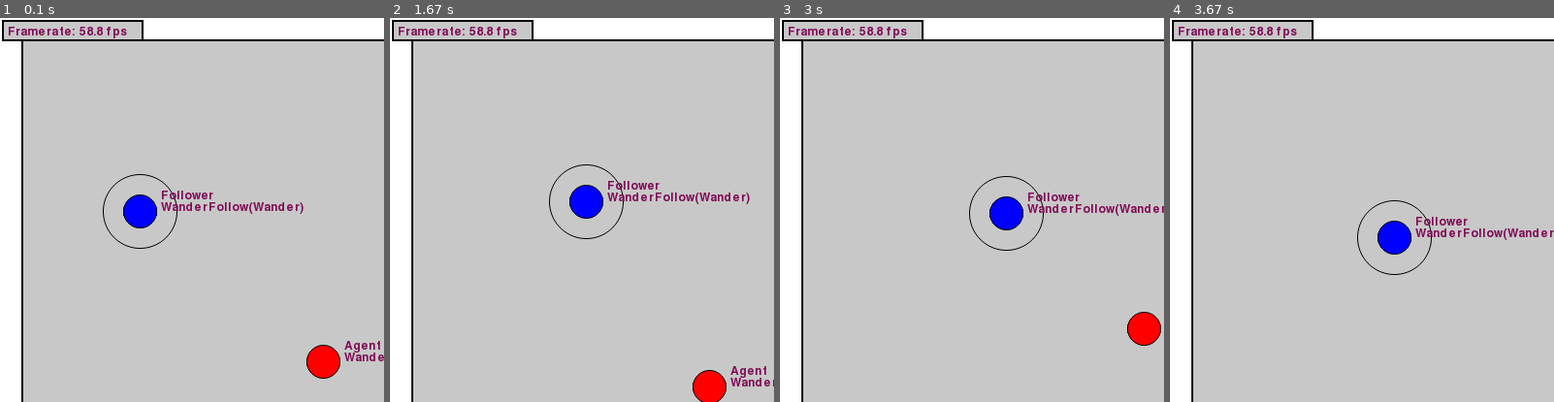
Above: before the commit, frames 1-4 (left to right).
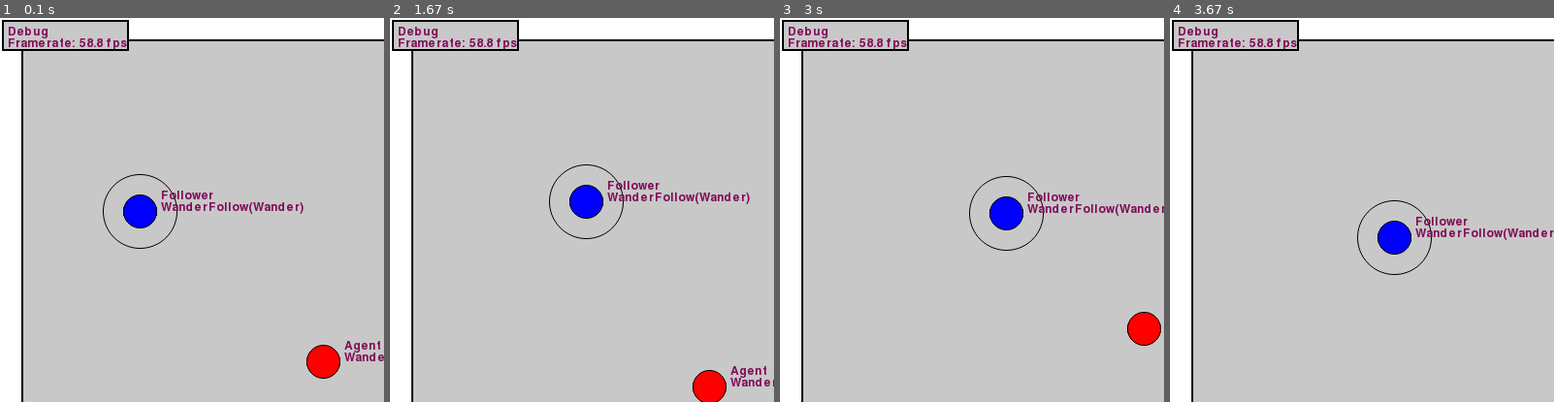
Above: after the commit, the same moments.

Repository: raphaelpaiva/py_creatures
Game: pygame game, started from main.py
Same seed, same stepped clock (60 frames per second), same inputs: the game is played once before the commit and once after it.
Inputs:
- Up to frame 1 (0.1 s): no input
- Up to frame 2 (1.67 s): no input
- Up to frame 3 (3 s): no input
- Up to frame 4 (3.67 s): no input
The pictures show only the part of the screen within x 0-50%, y 0-50%; the shares and areas given below are measured in that part.

The runs differ from the first frame. In frame 1, 1.3% of the frame differs, in the area x 0-38%, y 0-9%; in frame 2, 1.3%; in frame 3, 1.3%; in frame 4, 1.3%.

Commit message:
Multiline text widget

Diff:
--- a/creatures/render_system/render_system.py
+++ b/creatures/render_system/render_system.py
@@ -50,7 +50,7 @@
       size=world_widget_size
     )
 
-    self.stats_widget = TextWidget(self.screen, 'Framerate: 0000.0 fps', self.font)
+    self.stats_widget = TextWidget(self.screen, 'Framerate: 0000.0 fps\nOpa!', self.font)
 
     self.widgets.append(self.world_widget)
     self.widgets.append(self.stats_widget)
@@ -58,7 +58,7 @@
   def update(self):
     self.screen.fill(WHITE)
     self.stats.frametime = self.clock.tick(self.fps_limit)
-    self.stats_widget.set_text(f"Framerate: {self.stats.framerate:4.1f} fps")
+    self.stats_widget.set_text(f"Debug\nFramerate: {min(1000.0, self.stats.framerate):4.1f} fps")
     for widget in self.widgets:
       widget.render()
     pg.display.update()
--- a/creatures/render_system/text_widget.py
+++ b/creatures/render_system/text_widget.py
@@ -1,20 +1,46 @@
+from typing import List
 import pygame as pg
 from creatures.render_system.aux_types import UIColor, UIPosition, UISize
 from creatures.render_system.constants import BACKGROUND_GREY, BLACK, BORDER_WIDTH, DEFAULT_SIZE, NICE_COLOR, ORIGIN
 from creatures.render_system.widget import Widget
-
+from creatures.primitives import Vector
 
 class TextWidget(Widget):
   def __init__(self, surface: pg.Surface, text: str, font: pg.font.Font, position: UIPosition = ORIGIN, size: UISize = DEFAULT_SIZE, background_color: UIColor = BACKGROUND_GREY, border_width: int = BORDER_WIDTH, border_color: UIColor = BLACK, margin: int = BORDER_WIDTH) -> None:
-    self.text = text
     self.font = font
-    self.text_surface = self.font.render(self.text, True, NICE_COLOR)
-    new_size = UISize(self.text_surface.get_width() + margin + border_width, self.text_surface.get_height() + margin + border_width)
+    self.width = 0
+
+    new_size = self.create_text_content(text, border_width, margin)
     super().__init__(surface, position, new_size, background_color, border_width, border_color, margin)
 
+  def create_text_content(self, text, border_width, margin):
+      self.text = text
+      self.lines = self.text.split('\n')
+      self.text_surfaces: List[pg.Surface] = []
+
+      self.width = 0
+      height = len(self.lines) * self.font.get_height()
+      for line in self.lines:
+        text_surface = self.font.render(line, True, NICE_COLOR)
+        self.width = max(self.width, text_surface.get_width())
+        self.text_surfaces.append(text_surface)
+
+      new_size = UISize(self.width + margin + border_width, height + margin + border_width)
+      return new_size
+
   def update(self):
-    self.surface.blit(self.text_surface, self.position)
+    text_surface_position = Vector(*self.position)
+    for index, text_surface in enumerate(self.text_surfaces):
+      text_surface_position += Vector(0, index * self.font.get_height())
+      self.surface.blit(text_surface, text_surface_position.as_tuple())
 
   def set_text(self, new_text):
-    self.text = new_text
-    self.text_surface = self.font.render(self.text, True, NICE_COLOR)
+    self.size        = self.create_text_content(new_text, self.border_width, self.margin)
+    self.surface     = pg.Surface(self.size)
+    self.rect        = self.surface.get_rect()
+    self.border_rect = pg.rect.Rect(
+      self.position.x + self.rect.left - self.border_width,
+      self.position.y + self.rect.top  - self.border_width,
+      self.rect.width  + 2 * self.border_width,
+      self.rect.height + 2 * self.border_width
+    )
